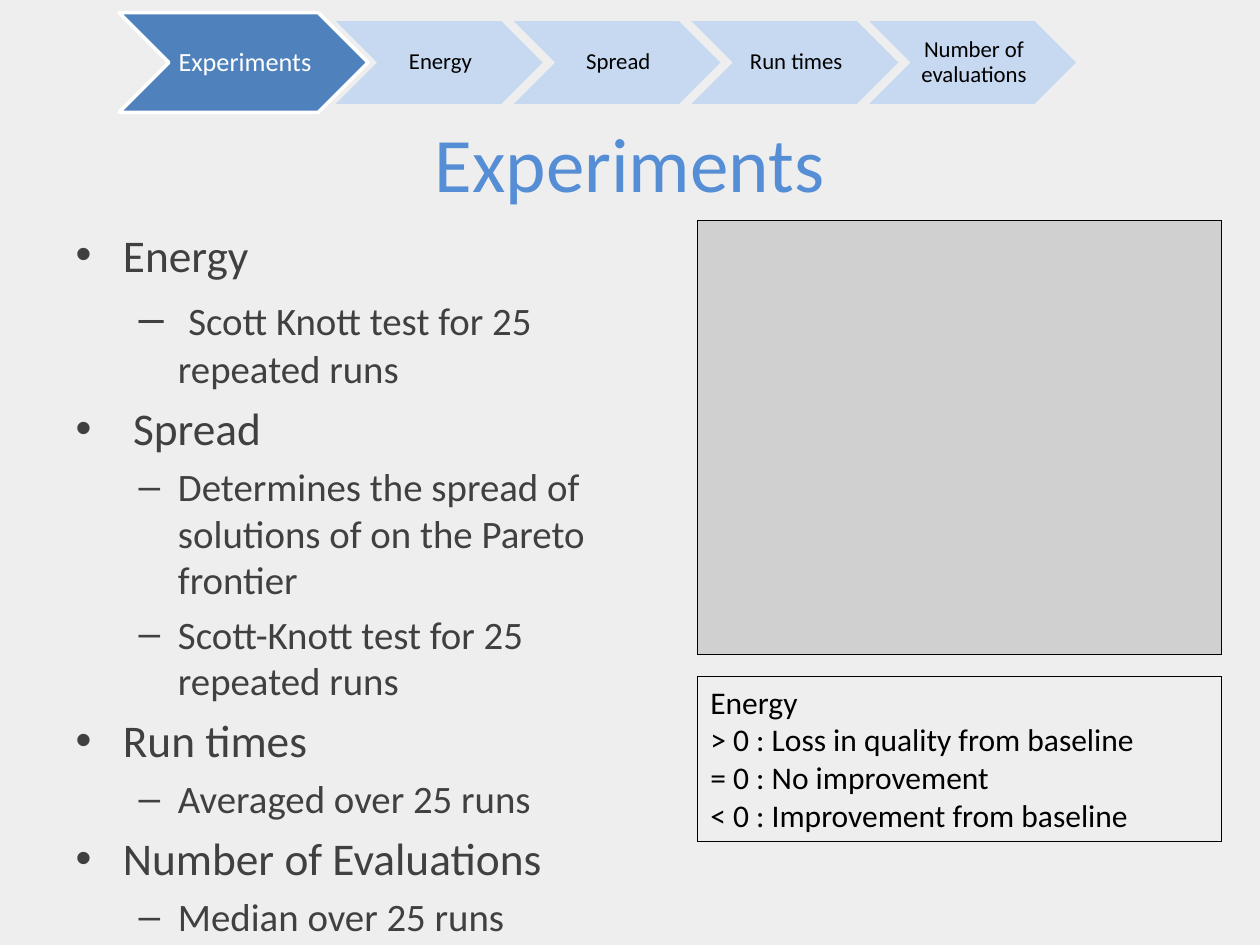
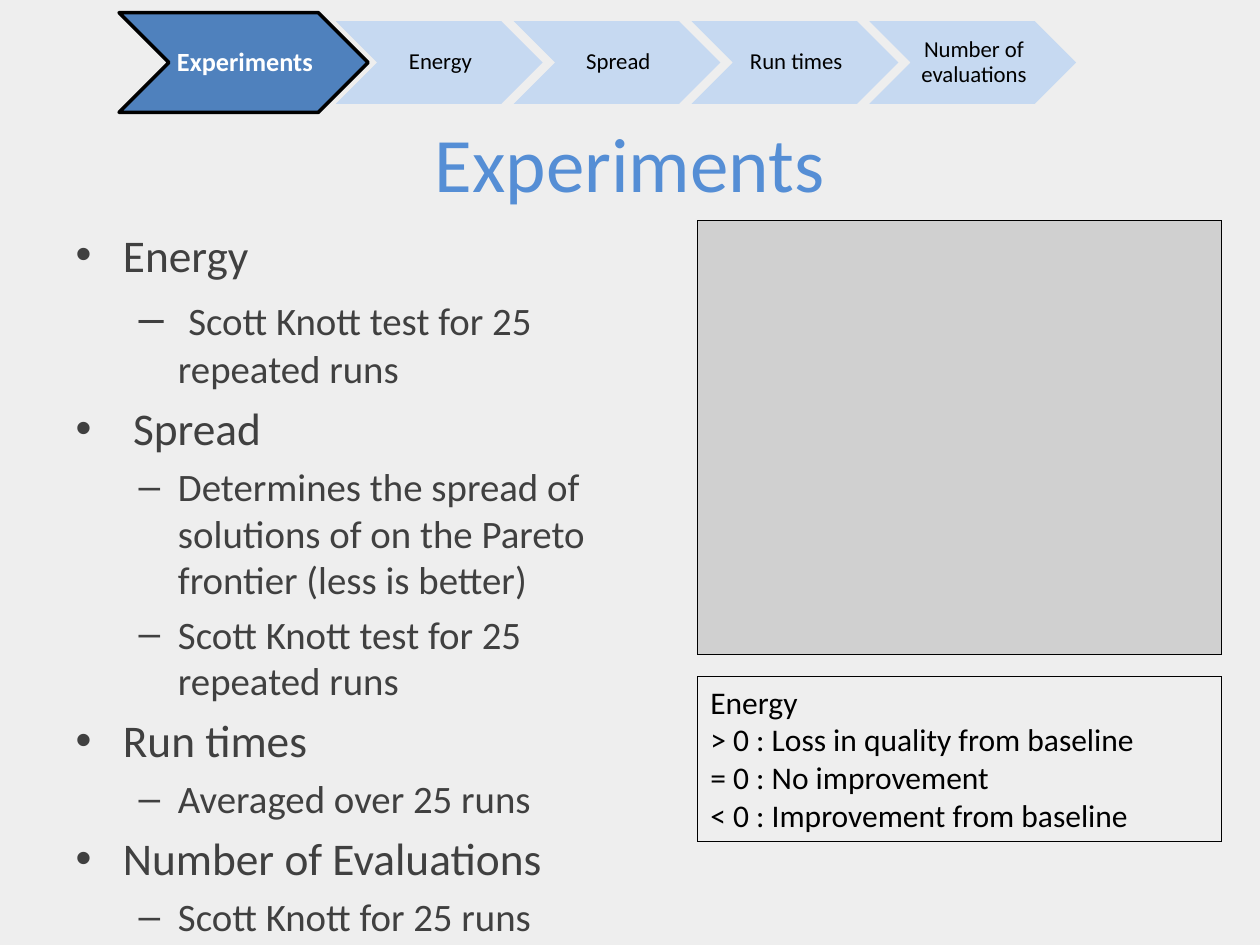
Before and after one commit to ai-se/Rahul, a slide deck: slide 9 of DEADANT/deadAnt.pptx. Drawn at 1260x945 pixels with LibreOffice and Linux fonts; fonts in the diff are those of the drawing; grey boxes stand for pictures. Boxes give left, top, right and bottom in pixels: in the first picture for what was removed or moved away, otherwise in the second. Text is boxed around its words. In the diff, an @@ line names an element or a change of style, - is before the commit and + after.

Commit message:
Slides updated

```diff
--- a/DEADANT/deadAnt.pptx
+++ b/DEADANT/deadAnt.pptx
@@ chevron at [118,13,368,112]: outline #FFFFFF 2 pt to #000000 2 pt @@
@@ text "Experiments" at [177,52,313,75]: bold on @@
@@ text at [178,474,585,702]: text changed @@
-  – Determines the spread of solutions of on the Pareto frontier
-  – Scott-Knott test for 25 repeated runs
+  – Determines the spread of solutions of on the Pareto frontier (less is better)
+  – Scott Knott test for 25 repeated runs
@@ text at [178,904,530,932]: text changed @@
-  – Median over 25 runs
+  – Scott Knott for 25 runs
```
Also in this commit, not shown: 1 other slide changed, 1 slide added, 1 slide removed.
